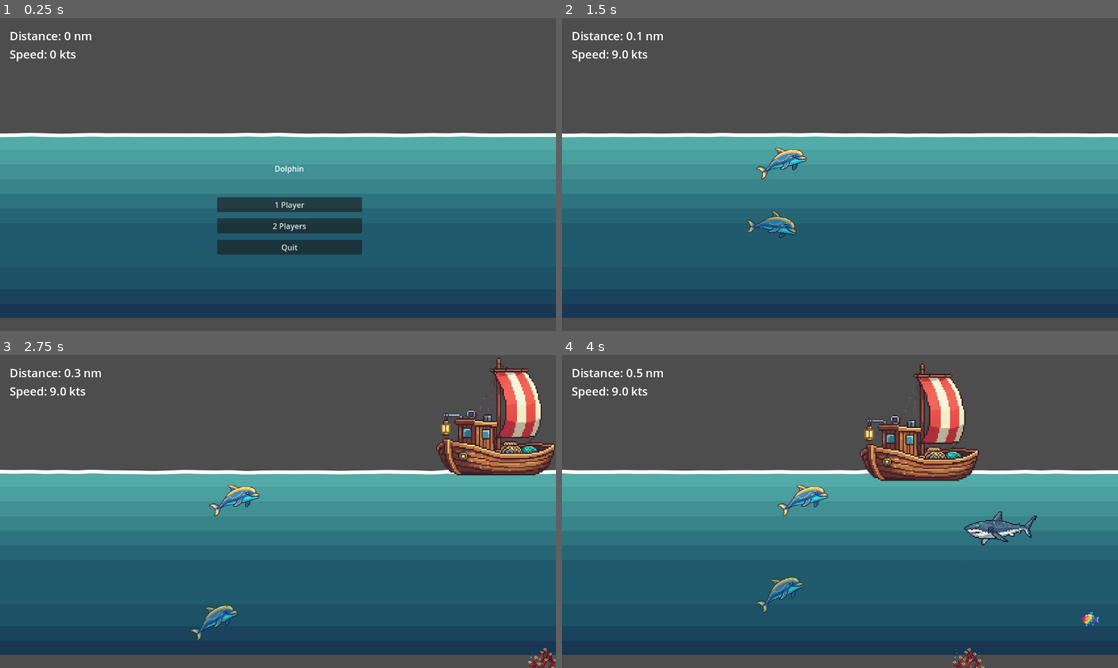
Above: before the commit, frames 1-4 (two rows, left to right).
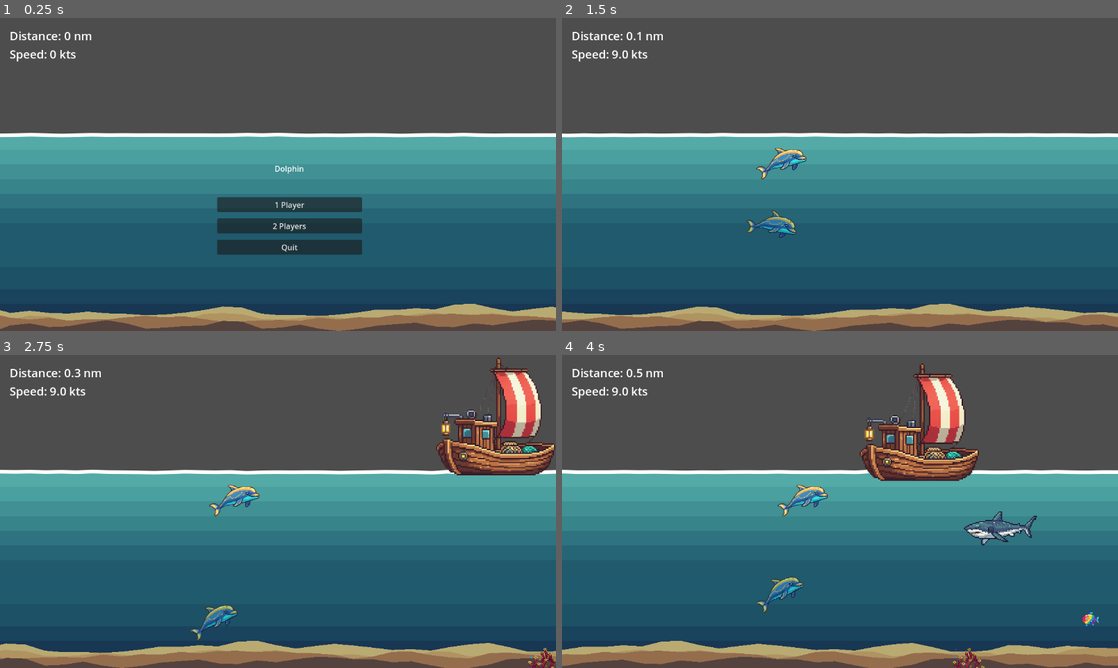
Above: after the commit, the same moments.

Repository: sandritalb/dolphin_ai
Game: Godot game, scene res://scenes/main.tscn
Two runs of this game, one before a commit and one after it. Both use one fixed random seed, a clock stepped at 60 frames per second and the inputs below.
Inputs:
- Up to frame 1 (0.25 s): no input
- Up to frame 2 (1.5 s): click "1 Player" at 0.5 s; tap Enter (ui_accept) at 1.25 s; hold Right (ui_right) from 1.28 s (still down)
- Up to frame 3 (2.75 s): tap Enter (ui_accept) at 1.52, 2.27 s; release Right (ui_right) at 2.03 s; hold Down (ui_down) from 2.03 s (still down)
- Up to frame 4 (4 s): release Down (ui_down) at 2.78 s; hold Right (ui_right) 2.78-3.53 s; hold Up (ui_up) from 3.53 s (still down); tap Enter (ui_accept) at 3.77 s

The runs differ from the first frame. In frame 1, 4.5% of the frame differs, in the area x 0-100%, y 91-100%; in frame 2, 4.5%; in frame 3, 4.7%; in frame 4, 5.0%.

Commit message:
feat: Add SeaBottom scene and script for layered ocean floor representation

Diff:
--- /dev/null
+++ b/scenes/SeaBottom.tscn
@@ -0,0 +1,18 @@
+[gd_scene load_steps=2 format=3 uid="uid://bb87rdaass6ji"]
+
+[ext_resource type="Script" uid="uid://mk0avwgkqfr4" path="res://scripts/sea_bottom.gd" id="1_seabtm"]
+
+[node name="SeaBottom" type="Node2D"]
+script = ExtResource("1_seabtm")
+
+[node name="Layer1" type="Polygon2D" parent="."]
+color = Color(0.329412, 0.258824, 0.243137, 1)
+
+[node name="Layer2" type="Polygon2D" parent="."]
+color = Color(0.580392, 0.427451, 0.301961, 1)
+
+[node name="Layer3" type="Polygon2D" parent="."]
+color = Color(0.686275, 0.576471, 0.380392, 1)
+
+[node name="Layer4" type="Polygon2D" parent="."]
+color = Color(0.72549, 0.666667, 0.447059, 1)
--- a/scenes/main.tscn
+++ b/scenes/main.tscn
@@ -1,8 +1,9 @@
-[gd_scene load_steps=11 format=3 uid="uid://crvd34oyxlqvf"]
+[gd_scene load_steps=12 format=3 uid="uid://crvd34oyxlqvf"]
 
 [ext_resource type="Script" path="res://scripts/camera.gd" id="1_jyhfs"]
 [ext_resource type="Script" uid="uid://cygc517leoia2" path="res://scripts/game_manager.gd" id="1_tipki"]
 [ext_resource type="PackedScene" uid="uid://bj06yxbsjo35t" path="res://water_demo/WaterBodyContinuous.tscn" id="4_eb6dy"]
+[ext_resource type="PackedScene" uid="uid://bb87rdaass6ji" path="res://scenes/SeaBottom.tscn" id="4_ya4ey"]
 [ext_resource type="Script" uid="uid://c803solqrng77" path="res://scripts/obstacle_generator.gd" id="5_85g3d"]
 [ext_resource type="Script" uid="uid://go80kmqdnfw6" path="res://scripts/fish_generator.gd" id="7_ya4ey"]
 [ext_resource type="Script" uid="uid://dwhfaqjniv1u7" path="res://scripts/deco_generator.gd" id="8_decos"]
@@ -35,6 +36,9 @@
 depth = 475.0
 border_thickness = 8.0
 wave_amplitude = 0.3
+
+[node name="SeaBottom" parent="background" instance=ExtResource("4_ya4ey")]
+position = Vector2(-743.0276, 506.1902)
 
 [node name="DecoGenerator" type="Node" parent="."]
 script = ExtResource("8_decos")
--- /dev/null
+++ b/scripts/sea_bottom.gd
@@ -0,0 +1,93 @@
+extends Node2D
+
+## Sea Bottom - 4 layered polygons with varied heights for a natural ocean floor
+
+# Width and segment configuration
+@export var total_width: float = 3000.0
+@export var segment_count: int = 60
+
+# Height settings for each layer (back to front)
+@export var layer1_base_height: float = 55.0  # Backmost layer (lightest, tallest)
+@export var layer2_base_height: float = 40.0
+@export var layer3_base_height: float = 35.0
+@export var layer4_base_height: float = 15.0  # Frontmost layer (darkest, shortest)
+
+@export var height_variance: float = 25.0
+@export var smoothness: float = 0.5
+
+# Layer colors (back to front, light to dark)
+var layer_colors: Array[Color] = [
+	Color("b9aa72"),  # Lightest - backmost (tallest)
+	Color("af9361"),
+	Color("946d4d"),
+	Color("54423e"),  # Darkest - frontmost (shortest)
+]
+
+# Internal
+@onready var layer1: Polygon2D = $Layer1
+@onready var layer2: Polygon2D = $Layer2
+@onready var layer3: Polygon2D = $Layer3
+@onready var layer4: Polygon2D = $Layer4
+
+var segment_width: float = 0.0
+
+
+func _ready() -> void:
+	segment_width = total_width / segment_count
+	_draw_all_layers()
+
+
+func _draw_all_layers() -> void:
+	_draw_layer(layer1, layer1_base_height, layer_colors[0])
+	_draw_layer(layer2, layer2_base_height, layer_colors[1])
+	_draw_layer(layer3, layer3_base_height, layer_colors[2])
+	_draw_layer(layer4, layer4_base_height, layer_colors[3])
+
+
+func _draw_layer(polygon: Polygon2D, base_height: float, color: Color) -> void:
+	if not polygon:
+		return
+
+	var heights = _generate_heights(base_height)
+	var points: PackedVector2Array = PackedVector2Array()
+
+	# Top edge (irregular surface)
+	for i in range(heights.size()):
+		var x = i * segment_width
+		var y = -heights[i]
+		points.append(Vector2(x, y))
+
+	# Bottom edge (flat)
+	var max_depth = layer4_base_height + height_variance + 100.0
+	points.append(Vector2(total_width, max_depth))
+	points.append(Vector2(0, max_depth))
+
+	polygon.polygon = points
+	polygon.color = color
+
+
+func _generate_heights(base_height: float) -> Array[float]:
+	var heights: Array[float] = []
+
+	# Generate random heights
+	for i in range(segment_count + 1):
+		var height = base_height + randf_range(-height_variance, height_variance)
+		heights.append(height)
+
+	# Smooth passes
+	for _pass in range(3):
+		var smoothed: Array[float] = []
+		for i in range(heights.size()):
+			if i == 0 or i == heights.size() - 1:
+				smoothed.append(heights[i])
+			else:
+				var avg = (heights[i - 1] * 0.25) + (heights[i] * 0.5) + (heights[i + 1] * 0.25)
+				smoothed.append(lerp(heights[i], avg, smoothness))
+		heights = smoothed
+
+	return heights
+
+
+## Regenerate all layers with new random heights
+func regenerate() -> void:
+	_draw_all_layers()
Not shown, added: scripts/sea_bottom.gd.uid
